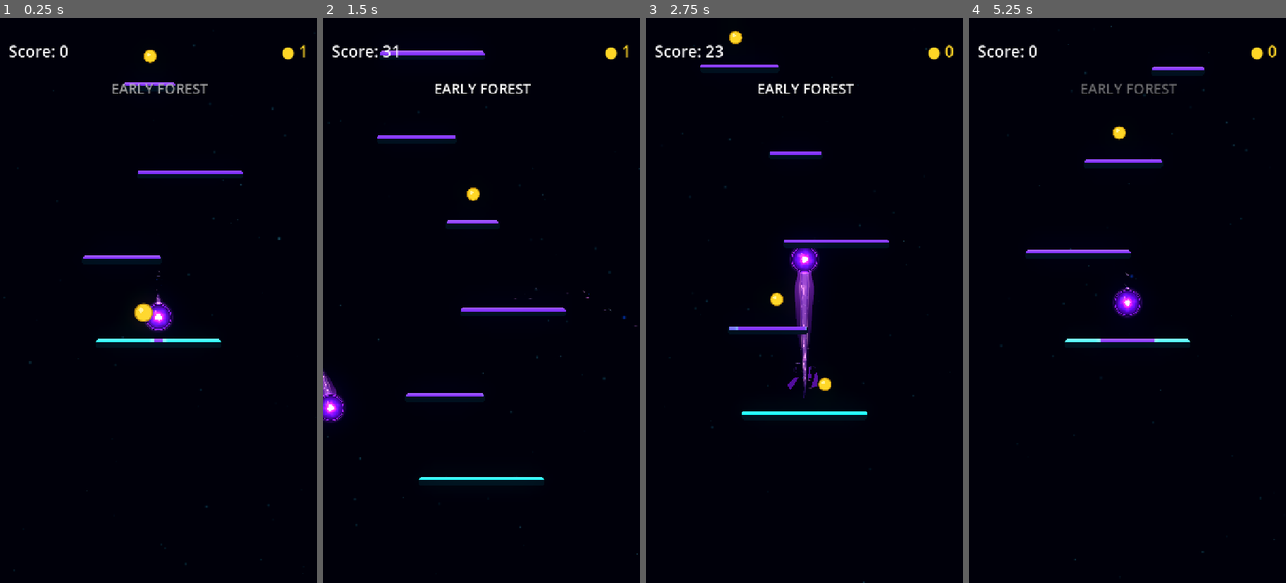
Above: before the commit, frames 1-4 (left to right).
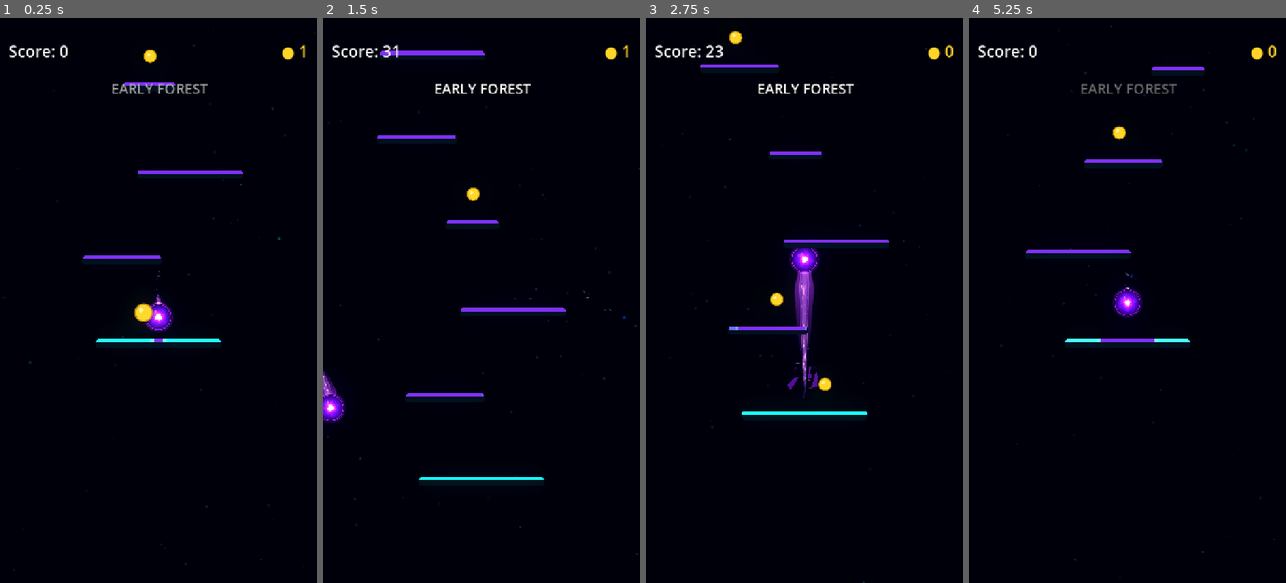
Above: after the commit, the same moments.

Repository: Kryodo/TowerJump
Game: Godot game, scene res://scenes/main.tscn
Same seed, same stepped clock (60 frames per second), same inputs: the game is played once before the commit and once after it.
Inputs (mouse positions are in pixels of both pictures, inside the frame that each line leads up to):
- Up to frame 1 (0.25 s): no input
- Up to frame 2 (1.5 s): move the mouse to (551, 272) at 0.52 s; hold Right (ui_right) 0.53-1.25 s; click (551, 272) at 0.67 s; drag from (418, 328) to (471, 193) at 1.27 s
- Up to frame 3 (2.75 s): click "Nochmal spielen" at 2 s
- Up to frame 4 (5.25 s): move the mouse to (1159, 176) at 2.77 s; hold Right (ui_right) 2.78-3.5 s; drag from (1111, 413) to (1057, 215) at 3.52 s; move the mouse to (1222, 385) at 4.27 s; hold Left (ui_left) 4.28-5 s; click "Nochmal spielen" at 5 s

The runs differ from the first frame. In frame 1, 0.3% of the frame differs, in the area x 26-70%, y 11-58%; in frame 2, 0.4%, in the area x 18-76%, y 5-82%; in frame 3, less than 0.1%; in frame 4, 0.3%.

Commit message:
Restore solid NeonEdge palette without reflections

Diff:
--- a/scenes/platform_edge_feedback.gdshader
+++ b/scenes/platform_edge_feedback.gdshader
@@ -1,11 +1,8 @@
 shader_type canvas_item;
 
 varying float edge_local_x;
-varying float edge_local_y;
 
 instance uniform float platform_width = 220.0;
-instance uniform float platform_height = 20.0;
-instance uniform float edge_height = 8.0;
 instance uniform float approach_charge = 0.0;
 instance uniform float approach_target_x = 0.5;
 instance uniform float landing_confirm = 0.0;
@@ -13,18 +10,11 @@
 
 void vertex() {
 	edge_local_x = VERTEX.x;
-	edge_local_y = VERTEX.y;
 }
 
 void fragment() {
 	float half_width = platform_width * 0.5;
 	float x = clamp((edge_local_x + half_width) / platform_width, 0.0, 1.0);
-	float y = clamp(
-		(edge_local_y + platform_height * 0.5) / max(edge_height, 0.001),
-		0.0,
-		1.0
-	);
-
 	// The script supplies the already-constrained predicted landing point.
 	// Keep the shader permissive so it does not secretly re-center the target.
 	float target = clamp(approach_target_x, 0.02, 0.98);
@@ -63,20 +53,8 @@
 	// quality; confirmation is a separate layer.
 	result = mix(result, active_color, active);
 
-	// Material reflection: a clear, narrow top glint plus a softer inner
-	// sheen. Keep the highlight palette-matched, but strong enough to read at
-	// the edge's 8 px height without becoming a second outline.
-	float upper_glint = 1.0 - smoothstep(0.0, 0.30, y);
-	float inner_sheen = exp(-pow((y - 0.42) / 0.23, 2.0));
-	float cyan_state = max(fill, active);
-	vec3 purple_reflection = vec3(0.88, 0.64, 1.38);
-	vec3 cyan_reflection = vec3(0.72, 2.95, 3.82);
-	vec3 reflection_color = mix(purple_reflection, cyan_reflection, cyan_state);
-	float reflection_strength = clamp(upper_glint * 0.42 + inner_sheen * 0.20, 0.0, 0.52);
-	result = mix(result, reflection_color, reflection_strength);
-
-	// Completion flash is applied AFTER the reflection so its white connection
-	// moment remains unchanged, then settles back to the active cyan.
+	// Completion flash is applied AFTER the activated state so it remains
+	// visible as a true white connection moment, then settles back to cyan.
 	float confirm = clamp(landing_confirm, 0.0, 1.0);
 	result = mix(result, confirm_color, confirm);
 
